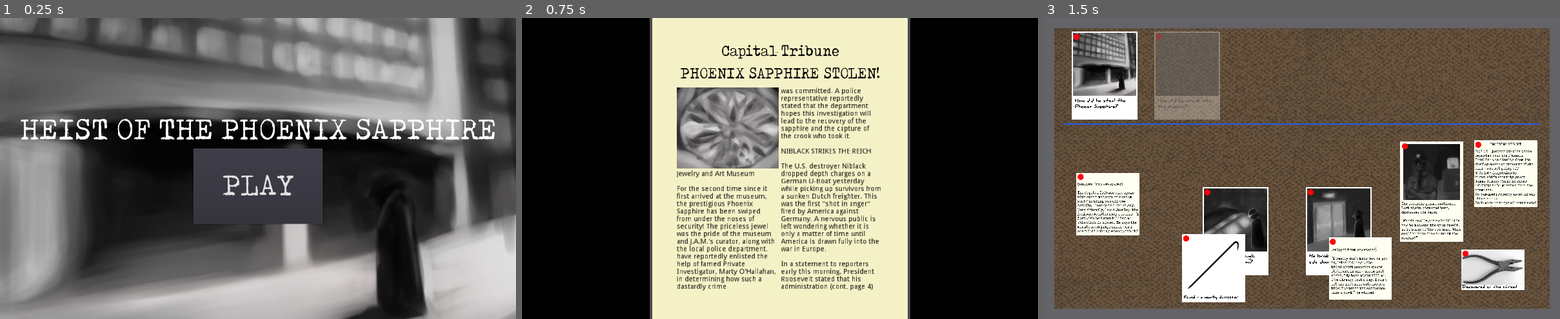
Above: before the commit, frames 1-3 (left to right).
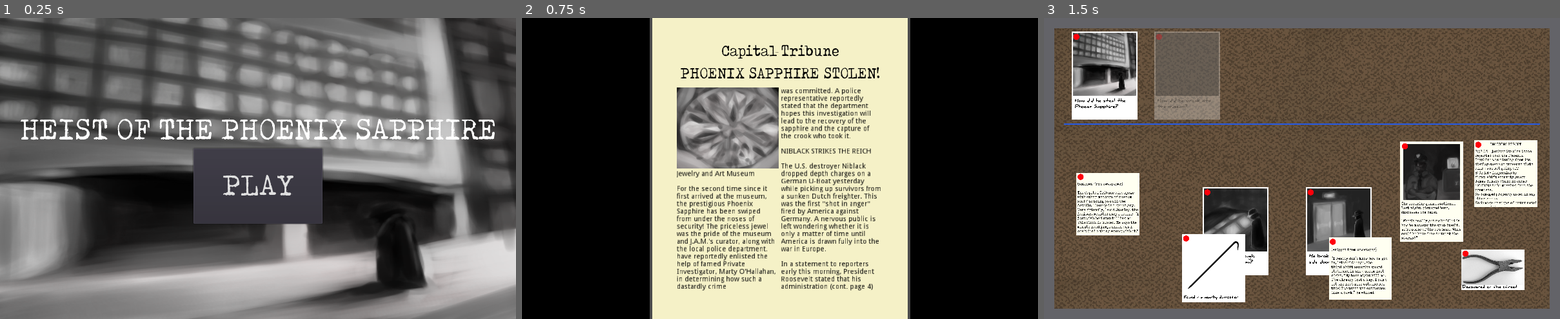
Above: after the commit, the same moments.

Repository: IanWark/VGADGameJamWinter2019
Game: Godot game, scene res://scenes/MainMenu.tscn
The game is run twice, just before and just after one commit, with the same random seed, the same clock (stepped at 60 frames per second) and the same inputs. Sound files missing from this copy of the repository are replaced by a short silence.
Inputs (mouse positions are in pixels of both pictures, inside the frame that each line leads up to):
- Up to frame 1 (0.25 s): no input
- Up to frame 2 (0.75 s): click "PLAY" at 0.5 s
- Up to frame 3 (1.5 s): tap Enter at 1.25 s; move the mouse to (1415, 153) at 1.27 s; press the mouse at (1415, 153) at 1.28 s

The runs differ from the first frame. In frame 1, 47% of the frame differs, in the area x 0-100%, y 0-100%; in frame 2, nothing differs; in frame 3, nothing differs.

Commit message:
fix main menu sizing

Diff:
--- a/scenes/MainMenu.tscn
+++ b/scenes/MainMenu.tscn
@@ -21,12 +21,12 @@
 font_data = ExtResource( 3 )
 _sections_unfolded = [ "Extra Spacing", "Font", "Settings" ]
 
-[node name="MarginContainer" type="MarginContainer"]
+[node name="MarginContainer" type="MarginContainer" index="0"]
 
 anchor_left = 0.0
 anchor_top = 0.0
-anchor_right = 0.0
-anchor_bottom = 0.0
+anchor_right = 1.0
+anchor_bottom = 1.0
 rect_pivot_offset = Vector2( 0, 0 )
 rect_clip_content = false
 mouse_filter = 0
@@ -65,11 +65,8 @@
 
 anchor_left = 0.0
 anchor_top = 0.0
-anchor_right = 0.0
-anchor_bottom = 0.0
-margin_top = -324.0
-margin_right = 1024.0
-margin_bottom = 700.0
+anchor_right = 1.0
+anchor_bottom = 1.0
 rect_pivot_offset = Vector2( 0, 0 )
 rect_clip_content = false
 mouse_filter = 1
